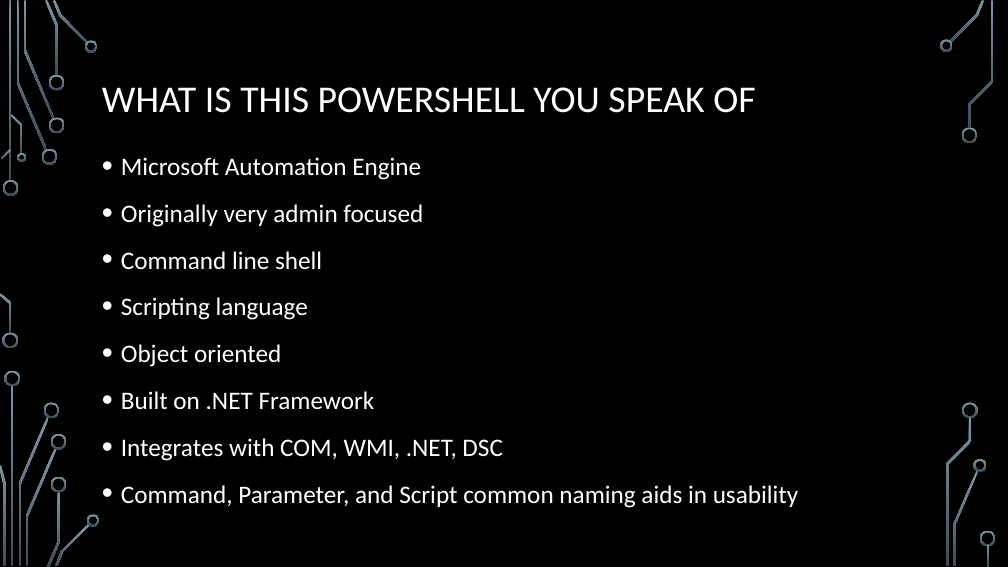
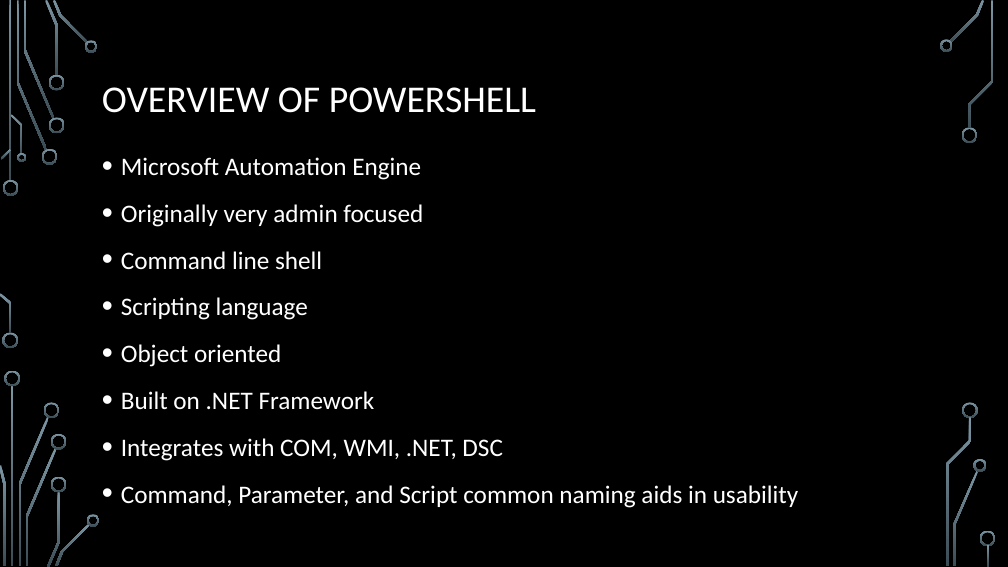
Before and after one commit to organicit/Parallel-and-Async-Scripting-with-PowerShell-, a slide deck: slide 3 of src/Parallel and Async Scripting.pptx. Drawn at 1008x567 pixels with LibreOffice and Linux fonts; fonts in the diff are those of the drawing; background and template pictures are left out. Boxes give left, top, right and bottom in pixels: in the first picture for what was removed or moved away, otherwise in the second. Text is boxed around its words. In the diff, an @@ line names an element or a change of style, - is before the commit and + after.

```diff
--- a/src/Parallel and Async Scripting.pptx
+++ b/src/Parallel and Async Scripting.pptx
@@ title at (102, 87, 536, 113): text changed @@
-WHAT IS THIS POWERSHELL YOU SPEAK OF
+OVERVIEW OF POWERSHELL
```
Also in this commit, not shown: 2 other slides changed, 5 other files.
